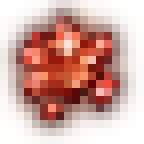
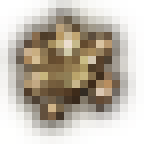
The second 144 × 144 image is a revision of the first. Changes to its layers:
added layer "main surface copy" above "main surface" over [0, 0, 136, 136]
hid "main surface" over [0, 0, 136, 136]
